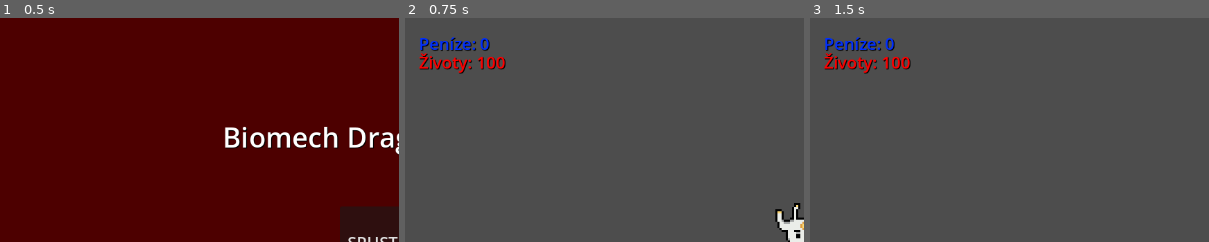
Above: before the commit, frames 1-3 (left to right).
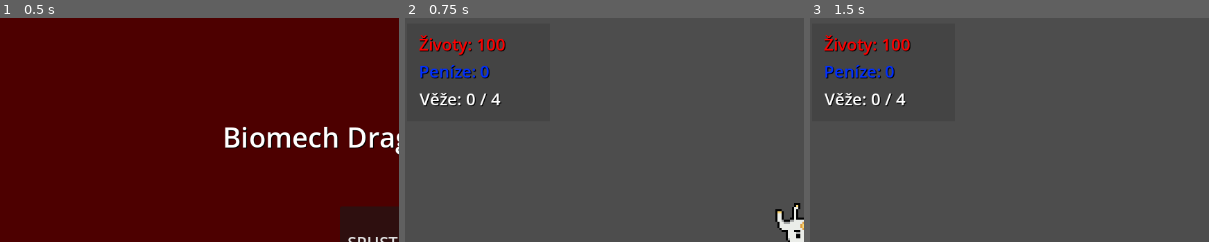
Above: after the commit, the same moments.

Repository: DominikBukovinsky/PO_Projekt_Bukovinsky
Game: Godot game, scene res://Scenes/StartScreen.tscn
Two runs of this game, one before a commit and one after it. Both use one fixed random seed, a clock stepped at 60 frames per second and the inputs below.
Inputs:
- Up to frame 1 (0.5 s): no input
- Up to frame 2 (0.75 s): click "SPUSTIT HRU" at 0.5 s
- Up to frame 3 (1.5 s): tap Enter at 1.25 s; hold Right (ui_right) from 1.28 s (still down); tap G (build_tower) at 1.35 s
The pictures show only the part of the screen within x 0-50%, y 0-50%; the shares and areas given below are measured in that part.

Frame 1 is identical in both runs. In frame 2, 2.7% of the frame differs, in the area x 3-26%, y 7-40%; in frame 3, 2.7%.

Commit message:
Skoro hotovo

Diff:
--- a/projekt_bukovinsky_po/Scenes/UI.tscn
+++ b/projekt_bukovinsky_po/Scenes/UI.tscn
@@ -5,11 +5,19 @@
 [node name="UI" type="CanvasLayer" groups=["ui"]]
 script = ExtResource("1_w371h")
 
+[node name="ColorRect" type="ColorRect" parent="."]
+offset_left = 3.0
+offset_top = 8.0
+offset_right = 209.0
+offset_bottom = 149.0
+pivot_offset = Vector2(39, 38)
+color = Color(0, 0, 0, 0.105882)
+
 [node name="MoneyLabel" type="Label" parent="."]
 offset_left = 20.0
-offset_top = 20.0
+offset_top = 60.0
 offset_right = 171.0
-offset_bottom = 54.0
+offset_bottom = 94.0
 theme_override_colors/font_color = Color(0, 0.1837, 0.999999, 1)
 theme_override_colors/font_shadow_color = Color(0, 0, 0, 1)
 theme_override_colors/font_outline_color = Color(1, 0, 0, 1)
@@ -18,10 +26,19 @@
 
 [node name="HealthLabel" type="Label" parent="."]
 offset_left = 20.0
-offset_top = 47.0
+offset_top = 21.0
 offset_right = 144.0
-offset_bottom = 81.0
+offset_bottom = 55.0
 theme_override_colors/font_color = Color(1, 0, 0, 1)
 theme_override_colors/font_shadow_color = Color(0, 0, 0, 1)
 theme_override_font_sizes/font_size = 24
 text = "Životy: 100"
+
+[node name="TowerCounter" type="Label" parent="."]
+offset_left = 21.0
+offset_top = 100.0
+offset_right = 219.0
+offset_bottom = 135.0
+theme_override_colors/font_shadow_color = Color(0, 0, 0, 1)
+theme_override_font_sizes/font_size = 24
+text = "Placeholder"
--- a/projekt_bukovinsky_po/Scripts/UI.gd
+++ b/projekt_bukovinsky_po/Scripts/UI.gd
@@ -27,3 +27,6 @@
 		health_label.text = "Životy: " + str(value)
 	else:
 		push_error("HealthLabel je null")
+
+func update_towers(current, max):
+	$TowerCounter.text = "Věže: %s / %s" %[current, max]
--- a/projekt_bukovinsky_po/Scripts/player.gd
+++ b/projekt_bukovinsky_po/Scripts/player.gd
@@ -1,5 +1,8 @@
 extends CharacterBody2D
 
+
+var current_towers = 0
+var max_towers = 4
 var health = 100
 var money = 0
 @onready var anim_tree = $anim_tree
@@ -62,7 +65,7 @@
 func _on_sword_hit(body):
 	print("Meč zasáhl objekt:", body.name)
 	if body.is_in_group("enemies"):
-		print("Zfasažen nepřítel:", body.name)
+		print("Zasažen nepřítel:", body.name)
 		body.take_damage(1)
 	else:
 		print("Zasažen jiný objekt:", body.name)
@@ -71,15 +74,26 @@
 	current_states = player_states.MOVE
 
 func build_tower():
+
+	if current_towers >= max_towers:
+		print("Maximální počet věží dosažen")
+		return
+
 	if money < 10:
 		print("Nemáš dost peněz! Potřebuješ 10.")
 		return
+	var existing_towers = get_tree().get_nodes_in_group("towers")
+	for tower in existing_towers:
+		if tower.global_position.distance_to(global_position) < tower.min_radius:
+			print("Věže moc blízko")
+			return
 	var tower_scene = preload("res://Scenes/tower.tscn")
 	var tower = tower_scene.instantiate()
 	tower.global_position = global_position
 	get_parent().add_child(tower)
 	money -= 10
-	print("Postavena věž. Zbývá: ", money)
+	current_towers += 1
+	print("Postavena věž. Zbývá: ", money, " peněz")
 	update_ui()
 
 func add_money(amount):
@@ -92,6 +106,7 @@
 	if ui:
 		ui.update_money(money)
 		ui.update_health(health)
+		ui.update_towers(current_towers, max_towers)
 
 
 func _on_area_2d_body_entered(body):
@@ -101,7 +116,6 @@
 func take_damage(amount):
 	health -= amount
 	health = max(health, 0)
-	print("Životy: ", health)
 	update_ui()
 	if health <= 0:
 		die()
--- a/projekt_bukovinsky_po/Scripts/tower.gd
+++ b/projekt_bukovinsky_po/Scripts/tower.gd
@@ -1,14 +1,15 @@
 # Tower.gd
 extends StaticBody2D
 
+@export var min_radius = 25
 @export var projectile_scene: PackedScene
 @onready var timer = $Timer
 
 var attack_range = 150
-var attack_speed = 1.0
+var attack_speed = 0.75
 
 func _ready():
-	print("Věž inicializována. Timer existuje?", timer != null)
+	add_to_group("towers")
 	timer.wait_time = attack_speed
 	timer.start()
 	$Area2D/CollisionShape2D.shape.radius = attack_range
@@ -16,13 +17,9 @@
 
 
 func _on_timer_timeout():
-	print("Timer aktivován!")
 	var target = find_closest_enemy()
 	if target:
-		print("Cíl nalezen: ", target.name)
 		shoot(target)
-	else:
-		print("Žádný cíl v dosahu.")
 
 func find_closest_enemy():
 	var closest = null
